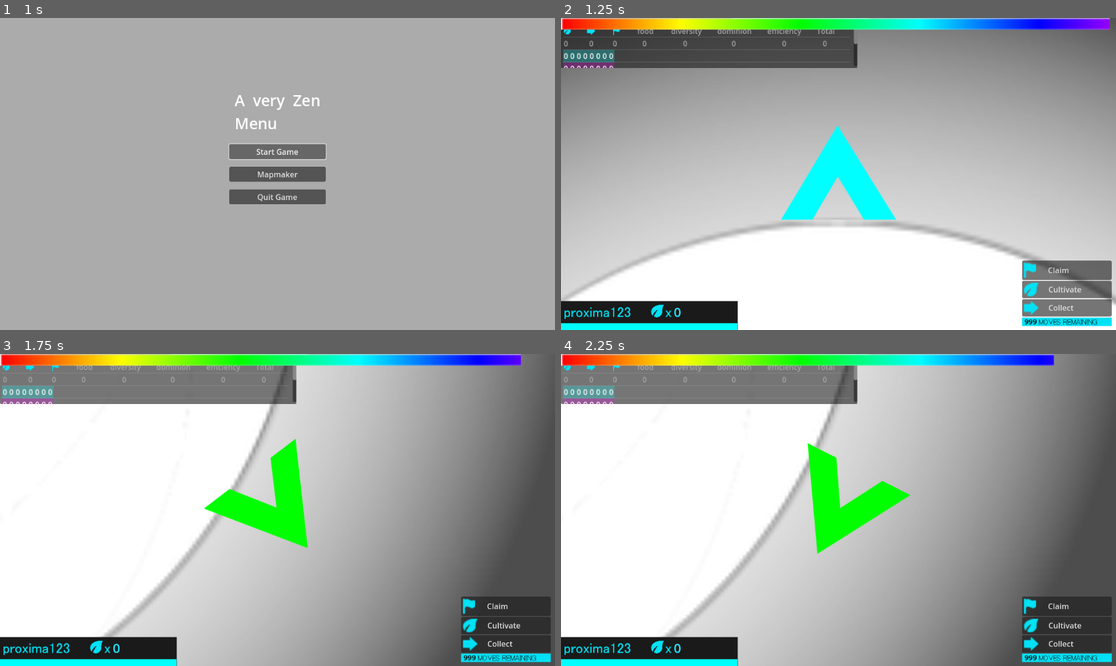
Above: before the commit, frames 1-4 (two rows, left to right).
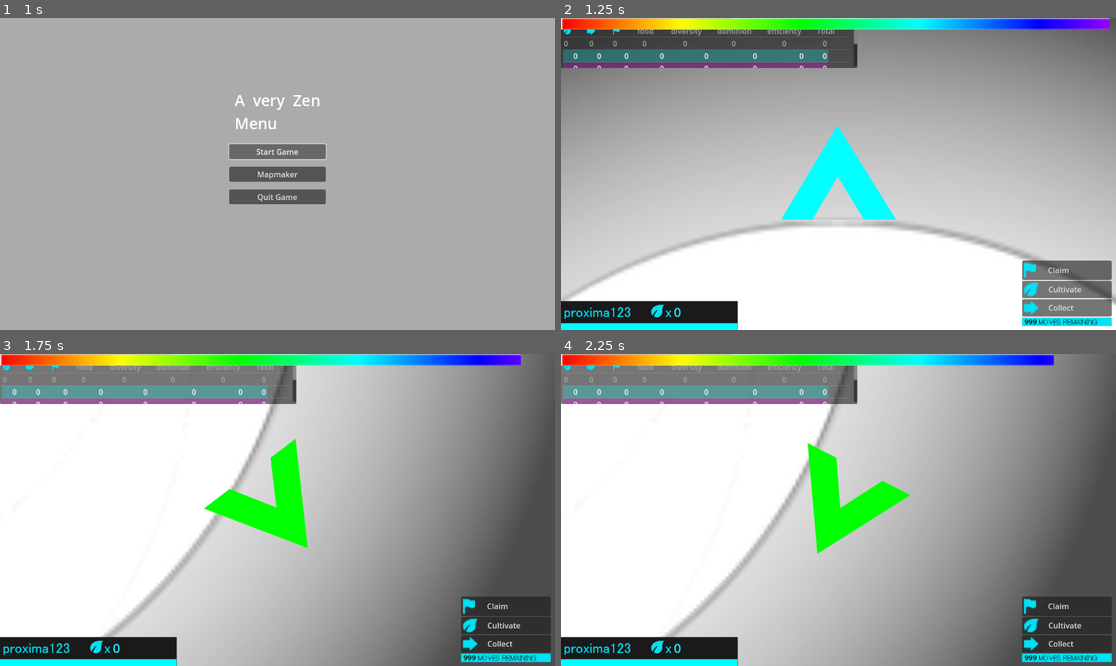
Above: after the commit, the same moments.

Repository: phyto99/Centauri
Game: Godot game, scene res://menu.tscn
Two runs of this game, one before a commit and one after it. Both use one fixed random seed, a clock stepped at 60 frames per second and the inputs below. Sound files missing from this copy of the repository are replaced by a short silence.
Inputs (mouse positions are in pixels of both pictures, inside the frame that each line leads up to):
- Up to frame 1 (1 s): click "Start Game" at 0.5 s
- Up to frame 2 (1.25 s): no input
- Up to frame 3 (1.75 s): tap Enter at 1.25 s; move the mouse to (399, 494) at 1.27 s; hold D (rotate_right) from 1.28 s (still down); tap 1 (claim) at 1.35 s; click (399, 494) at 1.42 s; tap 3 (collect) at 1.55 s
- Up to frame 4 (2.25 s): release D (rotate_right) at 2 s; drag from (727, 525) to (838, 510) at 2.02 s

Frame 1 is identical in both runs. In frame 2, 2.4% of the frame differs, in the area x 0-49%, y 10-17%; in frame 3, 2.4%; in frame 4, 2.4%.

Commit message:
fix: wire food collect→inventory→sun delivery to leaderboard
- _on_collect_confirmed now gives food/fuel to the landed player
  instead of a dead planet.food var; resets team_yield_counts and
  emits team_yield_updated so scoreboard col 0 cuts back on collect
- player tracks total_food_delivered; item_list polls it directly
  (col 2 + efficiency) instead of relying on a broken signal chain
- player_crops_label reads live food_amount from players, not planet.food
- removed passive food→fuel drain that was silently zeroing inventory
- roundi() on delivery so fractional amounts aren't truncated to 0

Co-Authored-By: Claude Sonnet 4.6 <noreply@anthropic.com>

Diff:
--- a/PlanetBuilder.gd
+++ b/PlanetBuilder.gd
@@ -954,14 +954,26 @@
 		cl.confirmed.connect(_on_collect_confirmed)
 	cl.open(yield_count)
 
-func _on_collect_confirmed(food_amount: int, _fuel_amount: int) -> void:
-	total_yield_collected += yield_count
-	food += food_amount
+func _on_collect_confirmed(food_amount: int, fuel_amount: int) -> void:
+	var player := _get_active_landed_player()
+	if player:
+		if food_amount > 0:
+			player.collect_food(float(food_amount))
+		if fuel_amount > 0:
+			player.current_fuel = min(player.max_fuel, player.current_fuel + float(fuel_amount))
+
+	total_yield_collected += food_amount + fuel_amount
+
+	# Reset per-team yield on this planet and notify scoreboard
+	var affected_teams: Array = team_yield_counts.keys()
+	team_yield_counts.clear()
 	yield_count = 0
+
 	moves_remaining -= 1
 	emit_signal("moves_updated", moves_remaining)
-	emit_signal("food_updated", food)
 	emit_signal("yield_updated", yield_count)
+	for tid in affected_teams:
+		emit_signal("team_yield_updated", tid, 0)
 	update_stats()
 
 
--- a/item_list.gd
+++ b/item_list.gd
@@ -1,13 +1,13 @@
 extends ItemList
 
 # ── Column mapping (matches header in scoreboard.tscn, 8 cols × 2 header rows = 16 items) ──
-# col 0 = cultivate icon  → yield grown (team_yield_counts)
-# col 1 = collect icon    → food delivered to sun
-# col 2 = claim icon      → claimed planets count (dominion)
-# col 3 = "food"          → food (same as col 1 for now, or 0 until defined)
+# col 0 = cultivate icon  → yield grown (crops growing)
+# col 1 = collect icon    → crops in all same-team players' inventories (live)
+# col 2 = claim icon      → crops delivered to sun (accumulated)
+# col 3 = "food"          → 0 (not yet defined)
 # col 4 = "diversity"     → 0 (not yet defined)
 # col 5 = "dominion"      → planets owned (dominant team)
-# col 6 = "efficiency"    → efficiency % (food delivered / yield grown * 100)
+# col 6 = "efficiency"    → efficiency % (delivered / grown * 100)
 # col 7 = "Total"         → 0 (not yet defined)
 
 const _HEADER_ITEMS = 16
@@ -15,8 +15,8 @@
 
 # ── Per-team accumulators ─────────────────────────────────────────────────────
 
-var _team_yield: Dictionary = {}   # team_id → total yield grown
-var _team_food:  Dictionary = {}   # team_id → food delivered to sun
+var _team_yield:     Dictionary = {}   # team_id → total yield grown
+var _team_delivered: Dictionary = {}   # team_id → crops delivered to sun (accumulated)
 
 # ── Helpers ───────────────────────────────────────────────────────────────────
 
@@ -66,10 +66,26 @@
 			count += 1
 	return count
 
+# Sum of food_amount across all players on this team (live inventory).
+func _get_team_inventory(tid: int) -> int:
+	var total := 0
+	for ship in get_tree().get_nodes_in_group("players"):
+		if ship.get("team_id") == tid:
+			total += int(ship.get("food_amount") if ship.get("food_amount") != null else 0)
+	return total
+
+# Sum of total_food_delivered across all players on this team.
+func _get_team_delivered(tid: int) -> int:
+	var total := 0
+	for ship in get_tree().get_nodes_in_group("players"):
+		if ship.get("team_id") == tid:
+			total += int(ship.get("total_food_delivered") if ship.get("total_food_delivered") != null else 0)
+	return total
+
 # food delivered / yield grown × 100, clamped 0-100.
 func _get_efficiency(tid: int) -> int:
 	var grown: int = _team_yield.get(tid, 0)
-	var delivered: int = _team_food.get(tid, 0)
+	var delivered: int = _get_team_delivered(tid)
 	if grown <= 0:
 		return 0
 	return clampi(int(float(delivered) / float(grown) * 100.0), 0, 100)
@@ -108,6 +124,9 @@
 	if ship.has_signal("food_delivered") and \
 			not ship.food_delivered.is_connected(_on_food_delivered):
 		ship.food_delivered.connect(_on_food_delivered)
+	if ship.has_signal("food_inventory_changed") and \
+			not ship.food_inventory_changed.is_connected(_on_inventory_changed):
+		ship.food_inventory_changed.connect(_on_inventory_changed)
 
 # ── Signal handlers ───────────────────────────────────────────────────────────
 
@@ -119,11 +138,28 @@
 	_rebuild_team_rows()
 
 func _on_food_delivered(team_id: int, amount: int) -> void:
-	_team_food[team_id] = _team_food.get(team_id, 0) + amount
+	_team_delivered[team_id] = _team_delivered.get(team_id, 0) + amount
+	_rebuild_team_rows()
+
+func _on_inventory_changed(_team_id: int) -> void:
 	_rebuild_team_rows()
 
 func _on_state_changed() -> void:
 	_rebuild_team_rows()
+
+# Column widths derived from header row 2 padding in scoreboard.tscn
+# Each width = length of the header item text (e.g. "0          " = 11 chars total)
+const _COL_WIDTHS = [11, 10, 13, 19, 23, 24, 19, 1]
+
+# Centers a string within a given width by padding with spaces.
+func _center_text(text: String, width: int) -> String:
+	var text_len := text.length()
+	if text_len >= width:
+		return text
+	var total_pad := width - text_len
+	var left_pad := int(total_pad / 2.0)
+	var right_pad := total_pad - left_pad
+	return " ".repeat(left_pad) + text + " ".repeat(right_pad)
 
 # ── Row builder ───────────────────────────────────────────────────────────────
 
@@ -139,20 +175,20 @@
 		var color: Color = _team_color(t)
 		var bg: Color    = Color(color.r, color.g, color.b, 0.25)
 
-		# One value per column, matching the header exactly
-		var cols: Array = [
-			str(_team_yield.get(t, 0)),   # col 0: yield (cultivate)
-			str(_team_food.get(t, 0)),    # col 1: food delivered (collect)
-			str(_get_dominion(t)),        # col 2: claimed planets (claim)
-			str(_team_food.get(t, 0)),    # col 3: food (same source, header says "food")
-			"0",                          # col 4: diversity (not yet defined)
-			str(_get_dominion(t)),        # col 5: dominion (planets owned)
-			str(_get_efficiency(t)),      # col 6: efficiency %
-			"0",                          # col 7: Total (not yet defined)
+		var values: Array = [
+			str(_team_yield.get(t, 0)),        # col 0: crops growing (yield)
+			str(_get_team_inventory(t)),        # col 1: crops in inventory (live)
+			str(_get_team_delivered(t)),        # col 2: crops delivered to sun
+			"0",                                # col 3: food (not yet defined)
+			"0",                                # col 4: diversity (not yet defined)
+			str(_get_dominion(t)),              # col 5: dominion (planets owned)
+			str(_get_efficiency(t)),            # col 6: efficiency %
+			"0",                                # col 7: Total (not yet defined)
 		]
 
 		for col_idx in range(_MAX_COLUMNS):
-			add_item(cols[col_idx])
+			var text: String = _center_text(values[col_idx], _COL_WIDTHS[col_idx])
+			add_item(text)
 			var idx := item_count - 1
 			set_item_selectable(idx, false)
 			set_item_custom_bg_color(idx, bg)
--- a/player.gd
+++ b/player.gd
@@ -23,6 +23,7 @@
 var state        := IDLE
 var current_fuel: float = 0.0
 var food_amount:  float = 0.0
+var total_food_delivered: int = 0
 
 # Landing state
 var landed_planet: Node = null
@@ -53,6 +54,7 @@
 		_create_fuel_bar()
 
 signal food_delivered(team_id: int, amount: int)
+signal food_inventory_changed(team_id: int)
 
 func _setup_land_detector() -> void:
 	var area := Area2D.new()
@@ -71,11 +73,13 @@
 		return
 	if Input.is_action_pressed("thrust"):
 		return
-	# Deliver food to sun on contact
+	# Deliver food to sun on contact — zero inventory instantly
 	if body.get("is_sun") and food_amount > 0.0:
-		var delivered := int(food_amount)
+		var delivered := roundi(food_amount)
 		food_amount = 0.0
+		total_food_delivered += delivered
 		emit_signal("food_delivered", team_id, delivered)
+		emit_signal("food_inventory_changed", team_id)
 	landed_planet = body
 	landing_offset = global_position - body.global_position
 	planet_rotation_at_landing = body.rotation
@@ -129,12 +133,7 @@
 	if thrust.length() > 0.0:
 		current_fuel = max(0.0, current_fuel - fuel_depletion_rate * delta)
 	else:
-		var regen := base_fuel_regen_rate * delta
-		if food_amount > 0.0:
-			var used: float = min(food_amount, delta)
-			food_amount -= used
-			regen += used * food_to_fuel_ratio * food_fuel_regen_boost
-		current_fuel = min(max_fuel, current_fuel + regen)
+		current_fuel = min(max_fuel, current_fuel + base_fuel_regen_rate * delta)
 	update_fuel_bar()
 
 func update_fuel_bar() -> void:
@@ -144,6 +143,7 @@
 
 func collect_food(amount: float) -> void:
 	food_amount += amount
+	emit_signal("food_inventory_changed", team_id)
 
 func _process(delta: float) -> void:
 	get_input()
--- a/player_crops_label.gd
+++ b/player_crops_label.gd
@@ -1,7 +1,7 @@
 extends Label
 
 func _process(_delta):
-	var total = 0
-	for planet in get_tree().get_nodes_in_group("planets"):
-		total += planet.food
-	text = str(total)
+	var total := 0.0
+	for ship in get_tree().get_nodes_in_group("players"):
+		total += ship.get("food_amount") if ship.get("food_amount") != null else 0.0
+	text = str(int(total))
